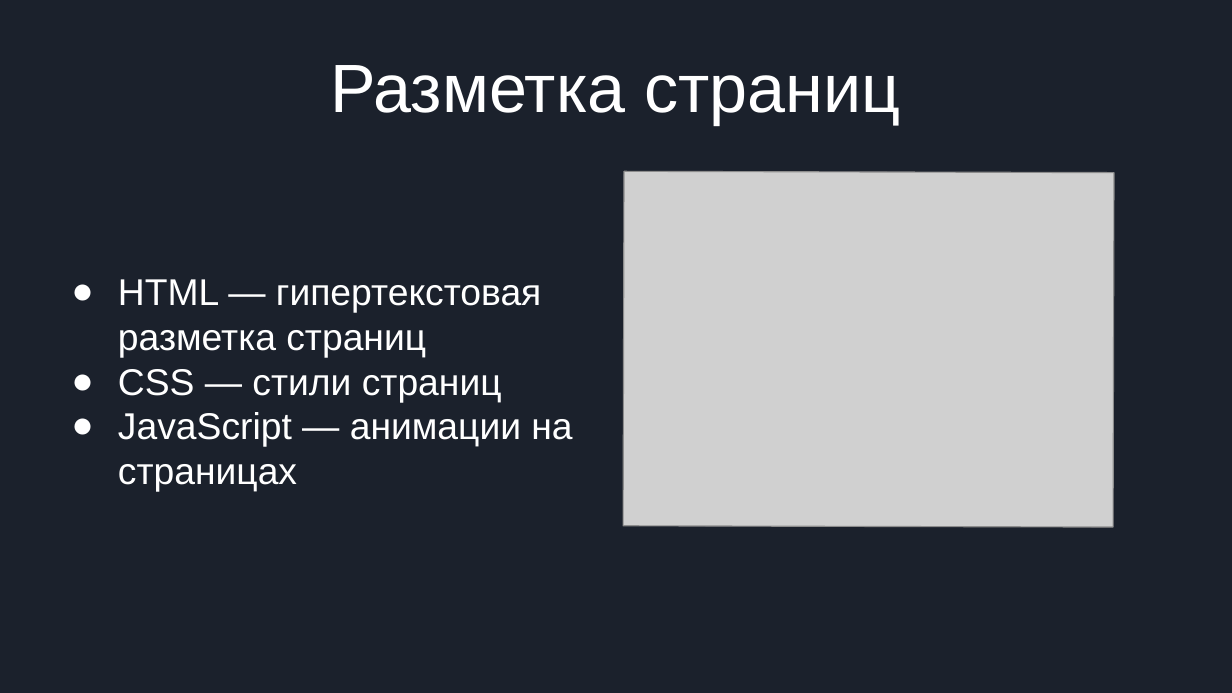
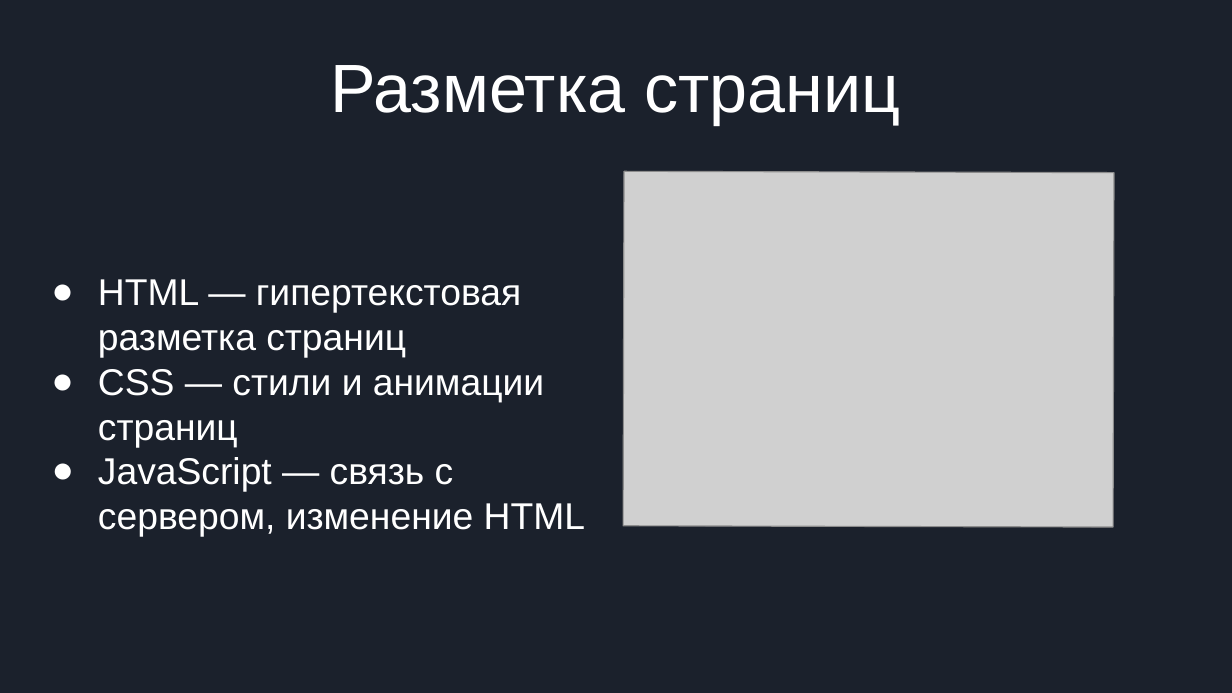
Before and after one commit to Jindderrr/LiteChat, a slide deck: slide 3 of Presetation.pptx. Drawn at 1232x693 pixels with LibreOffice and Linux fonts; fonts in the diff are those of the drawing; grey boxes stand for pictures. Boxes give left, top, right and bottom in pixels: in the first picture for what was removed or moved away, otherwise in the second. Text is boxed around its words. In the diff, an @@ line names an element or a change of style, - is before the commit and + after.

Commit message:
presentation changes

```diff
--- a/Presetation.pptx
+++ b/Presetation.pptx
@@ text "HTML — гипертекстовая разметка страниц": place and size @@
-text "HTML — гипертекстовая разметка страниц" at [118,279,572,492]
+text "HTML — гипертекстовая разметка страниц" at [98,279,585,537]
@@ text at [98,369,585,537]: text changed @@
-● CSS — стили страниц
-● JavaScript — анимации на страницах
+● CSS — стили и анимации страниц
+● JavaScript — связь с сервером, изменение HTML
```
Also in this commit, not shown: 3 other slides changed, 1 slide added, 1 slide removed, 1 other file.
